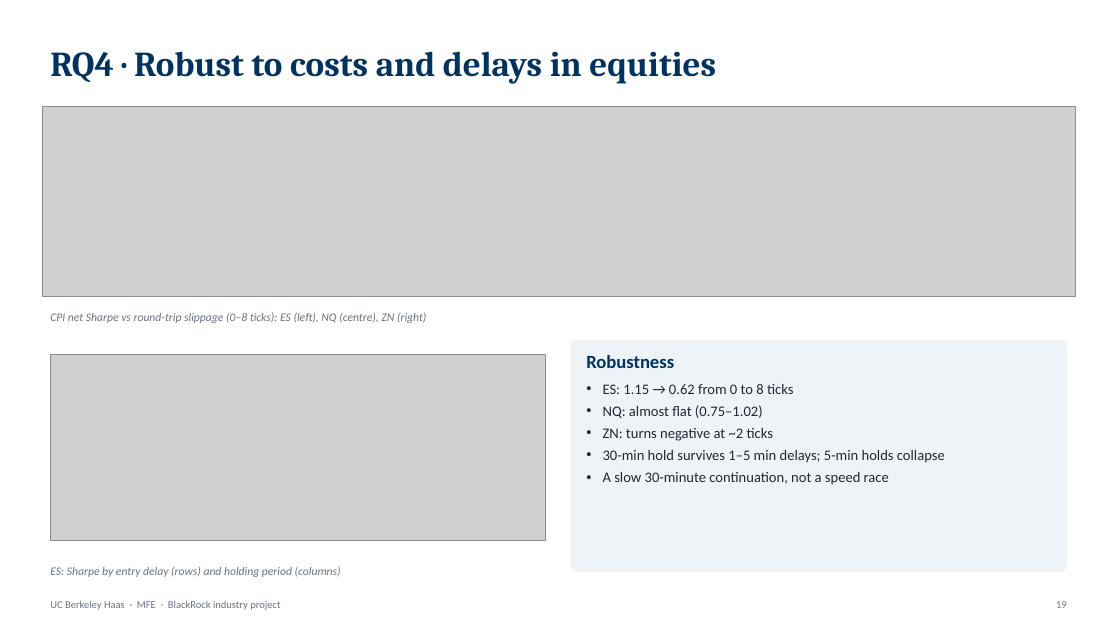
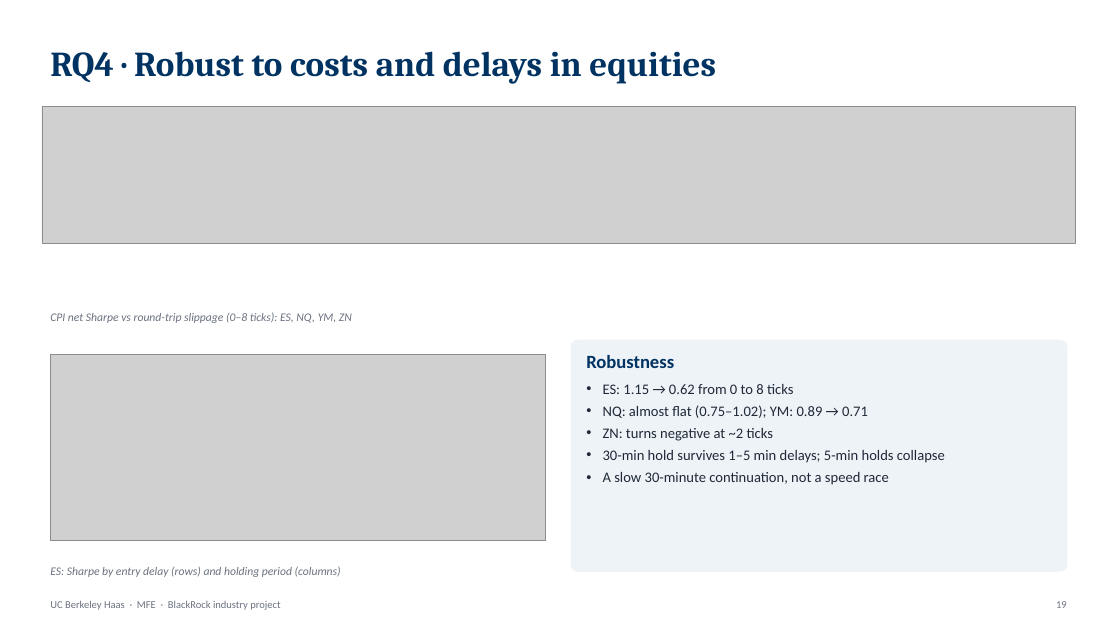
Before and after one commit to rezazamani2329/BlackRock-Project-State-Dependent-Intraday-Response-of-S-P-500-Futures-to-Macroeconomic-Surprises, a slide deck: slide 19 of Reza_BlackRock_presentation.pptx. Drawn at 1120x630 pixels with LibreOffice and Linux fonts; fonts in the diff are those of the drawing; grey boxes stand for pictures. Boxes give left, top, right and bottom in pixels: in the first picture for what was removed or moved away, otherwise in the second. Text is boxed around its words. In the diff, an @@ line names an element or a change of style, - is before the commit and + after.

```diff
--- a/Reza_BlackRock_presentation.pptx
+++ b/Reza_BlackRock_presentation.pptx
@@ picture: place and size @@
-picture at [42,107,1075,297]
+picture at [42,107,1075,244]
@@ text at [50,313,352,323]: text changed @@
-CPI net Sharpe vs round-trip slippage (0–8 ticks): ES (left), NQ (centre), ZN (right)
+CPI net Sharpe vs round-trip slippage (0–8 ticks): ES, NQ, YM, ZN
@@ text at [603,405,868,418]: text changed @@
-• NQ: almost flat (0.75–1.02)
+• NQ: almost flat (0.75–1.02); YM: 0.89 → 0.71
```
Also in this commit, not shown: 31 other slides changed, 4 other files.
